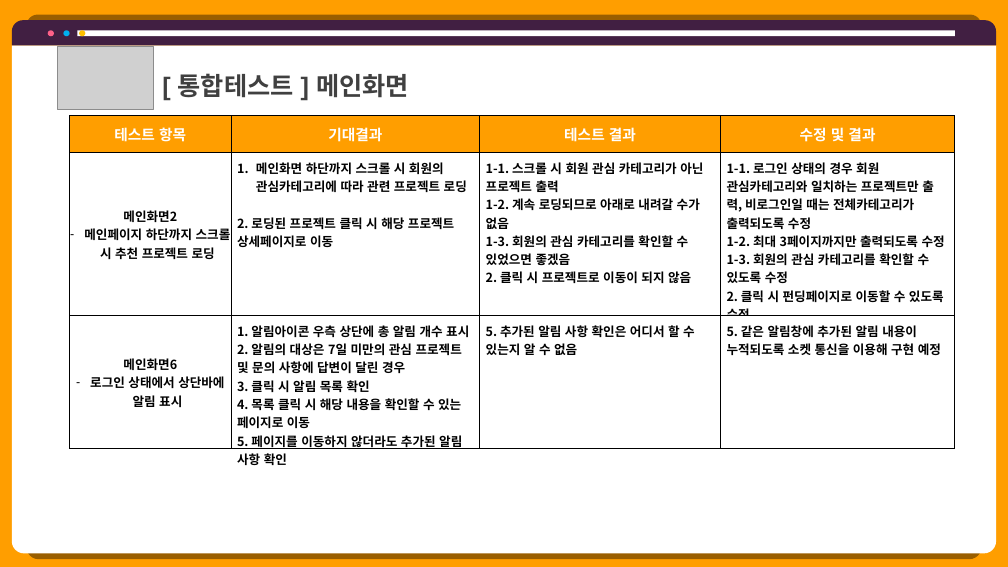
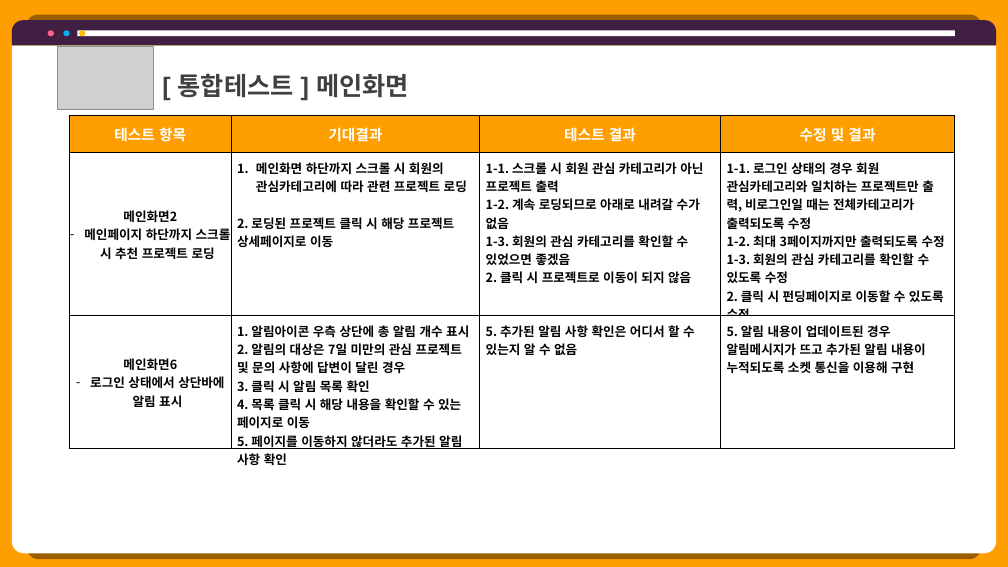
Before and after one commit to hhsw07/ezen-academy-projects, a slide deck: slide 35 of 0 발표용 파워포인트/project06 - 파워포인트 종합 - 형준.pptx. Drawn at 1008x567 pixels with LibreOffice and Linux fonts; fonts in the diff are those of the drawing; grey boxes stand for pictures. Boxes give left, top, right and bottom in pixels: in the first picture for what was removed or moved away, otherwise in the second. Text is boxed around its words. In the diff, an @@ line names an element or a change of style, - is before the commit and + after.

```diff
--- a/0 발표용 파워포인트/project06 - 파워포인트 종합 - 형준.pptx
+++ b/0 발표용 파워포인트/project06 - 파워포인트 종합 - 형준.pptx
@@ table at (70,116,956,469) @@
-row 3, column 4: 5. 같은 알림창에 추가된 알림 내용이 누적되도록 소켓 통신을 이용해 구현 예정
+row 3, column 4: 5. 알림 내용이 업데이트된 경우 알림메시지가 뜨고 추가된 알림 내용이 누적되도록 소켓 통신을 이용해 구현
```
Also in this commit, not shown: 1 other file.
